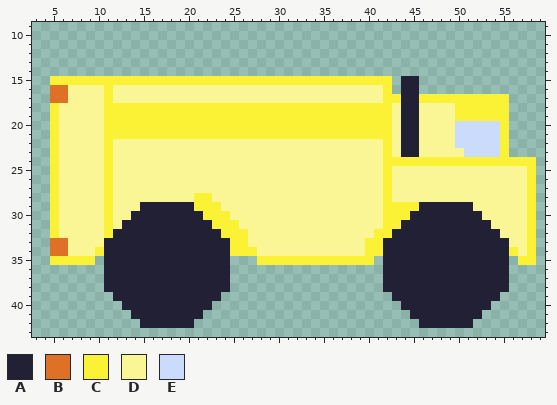
Pixel-art sprite: assets/images/environment/truck2.png. The picture above was drawn from the file before the commit.
The file is 64x64 pixels. Shown: x 3..59, y 9..43.
Palette (. is transparent): A #222034  B #df7126  C #fbf236  D #faf595  E #cbdbfc
Pixels before, first column x 5:
15 CCCCCCCCCCCCCCCCCCCCCCCCCCCCCCCCCCCCCC.AA.............
16 BBDDDDCDDDDDDDDDDDDDDDDDDDDDDDDDDDDDDC.AA.............
17 BBDDDDCDDDDDDDDDDDDDDDDDDDDDDDDDDDDDDCCAACCCCCCCCCC...
18 CDDDDDCCCCCCCCCCCCCCCCCCCCCCCCCCCCCCCCDAADDDDCCCCCC...
19 CDDDDDCCCCCCCCCCCCCCCCCCCCCCCCCCCCCCCCDAADDDDCCCCCC...
20 CDDDDDCCCCCCCCCCCCCCCCCCCCCCCCCCCCCCCCDAADDDDEEEEEC...
21 CDDDDDCCCCCCCCCCCCCCCCCCCCCCCCCCCCCCCCDAADDDDEEEEEC...
22 CDDDDDCDDDDDDDDDDDDDDDDDDDDDDDDDDDDDDCDAADDDDEEEEEC...
23 CDDDDDCDDDDDDDDDDDDDDDDDDDDDDDDDDDDDDCDAADDDDDEEEEC...
24 CDDDDDCDDDDDDDDDDDDDDDDDDDDDDDDDDDDDDCCCCCCCCCCCCCCCCC
25 CDDDDDCDDDDDDDDDDDDDDDDDDDDDDDDDDDDDDCDDDDDDDDDDDDDDDC
26 CDDDDDCDDDDDDDDDDDDDDDDDDDDDDDDDDDDDDCDDDDDDDDDDDDDDDC
27 CDDDDDCDDDDDDDDDDDDDDDDDDDDDDDDDDDDDDCDDDDDDDDDDDDDDDC
28 CDDDDDCDDDDDDDDDCCDDDDDDDDDDDDDDDDDDDCDDDDDDDDDDDDDDDC
29 CDDDDDCDDDAAAAAACCCDDDDDDDDDDDDDDDDDDCCCCAAAAAADDDDDDC
30 CDDDDDCDDAAAAAAAACCCDDDDDDDDDDDDDDDDDCCCAAAAAAAADDDDDC
31 CDDDDDCDAAAAAAAAAACCCDDDDDDDDDDDDDDDDCCAAAAAAAAAADDDDC
32 CDDDDDCAAAAAAAAAAAACCCDDDDDDDDDDDDDDCCAAAAAAAAAAAADDDC
33 BBDDDDAAAAAAAAAAAAAACCDDDDDDDDDDDDDCCAAAAAAAAAAAAAADDC
34 BBDDDCAAAAAAAAAAAAAACCCDDDDDDDDDDDDCCAAAAAAAAAAAAAACDC
35 CCCCC.AAAAAAAAAAAAAA...CCCCCCCCCCCCC.AAAAAAAAAAAAAA.CC
36 ......AAAAAAAAAAAAAA.................AAAAAAAAAAAAAA...
37 ......AAAAAAAAAAAAAA.................AAAAAAAAAAAAAA...
38 ......AAAAAAAAAAAAAA.................AAAAAAAAAAAAAA...
39 .......AAAAAAAAAAAA...................AAAAAAAAAAAA....
40 ........AAAAAAAAAA.....................AAAAAAAAAA.....
41 .........AAAAAAAA.......................AAAAAAAA......
42 ..........AAAAAA.........................AAAAAA.......
After:
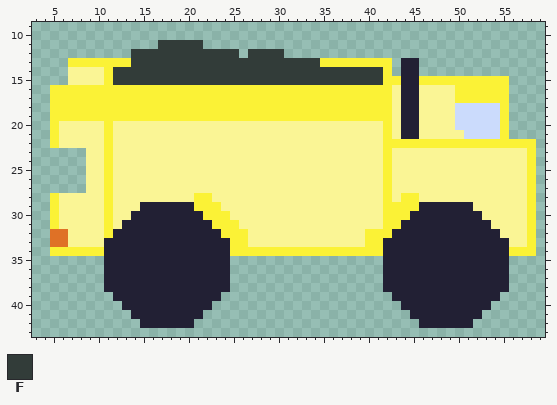
Colours new in this view: F #323c39
Log entry: upadted truck animation
Difference:
Changed rows in their new state; - is an unchanged pixel.
first column x 5:
11 ------------FFFFF-------------------------------------
12 ---------FFFFFFFFFFFF-FFFF----------------------------
13 --CCCCCCCFFFFFFFFFFFFFFFFFFFFFCCCCCCCC-AA-------------
14 --DDDDCFFFFFFFFFFFFFFFFFFFFFFFFFFFFFFC-AA-------------
15 ..DDDD-FFFFFFFFFFFFFFFFFFFFFFFFFFFFFF-C--CCCCCCCCCC---
16 CCCCCC-CCCCCCCCCCCCCCCCCCCCCCCCCCCCCC-D--DDDDCCCCCC---
17 CCCCCC-CCCCCCCCCCCCCCCCCCCCCCCCCCCCCC-D--DDDD---------
18 -CCCCC---------------------------------------EEEEE----
19 -CCCCC---------------------------------------EEEEE----
20 -------DDDDDDDDDDDDDDDDDDDDDDDDDDDDDD-----------------
21 -------DDDDDDDDDDDDDDDDDDDDDDDDDDDDDD--------D--------
22 --------------------------------------CCCCCCCCCCCC-CCC
23 ....-----------------------------------DD-----DDDDDDDC
24 ....----------------------------------DDDDDDDDDDDDDDD-
25 ....--------------------------------------------------
26 ....--------------------------------------------------
27 ....--------------------------------------------------
28 ---------------------------------------CC-------------
first column x 5:
32 BB---------------------------------C------------------
34 CCCCC------------------CCCCCCCCCCCC-----------------C-
35 .....------------------.............----------------..
Boxes around the changes in both pictures, in picture pixels (x1, y1, x2, y2):
changed: (50, 40, 536, 265)
